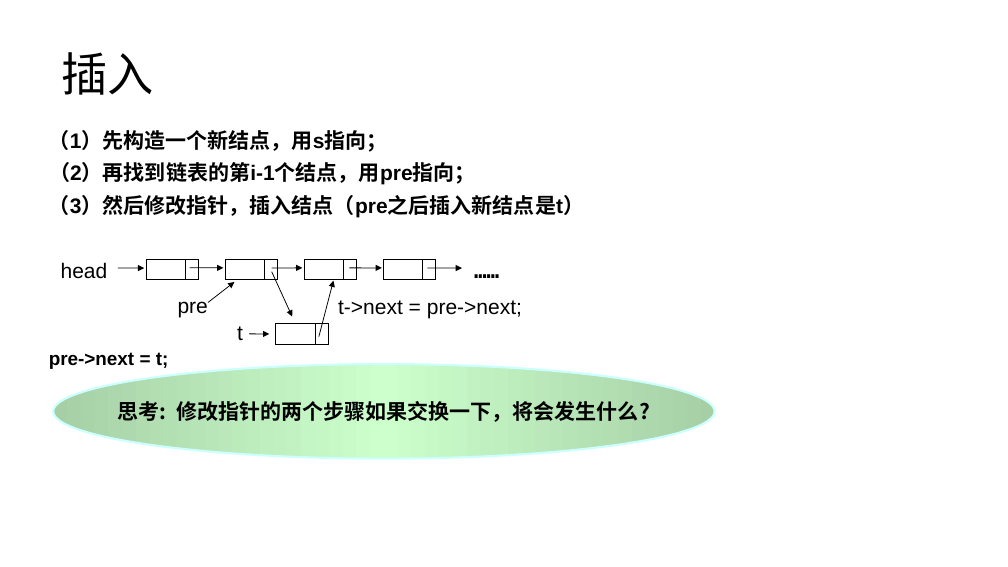
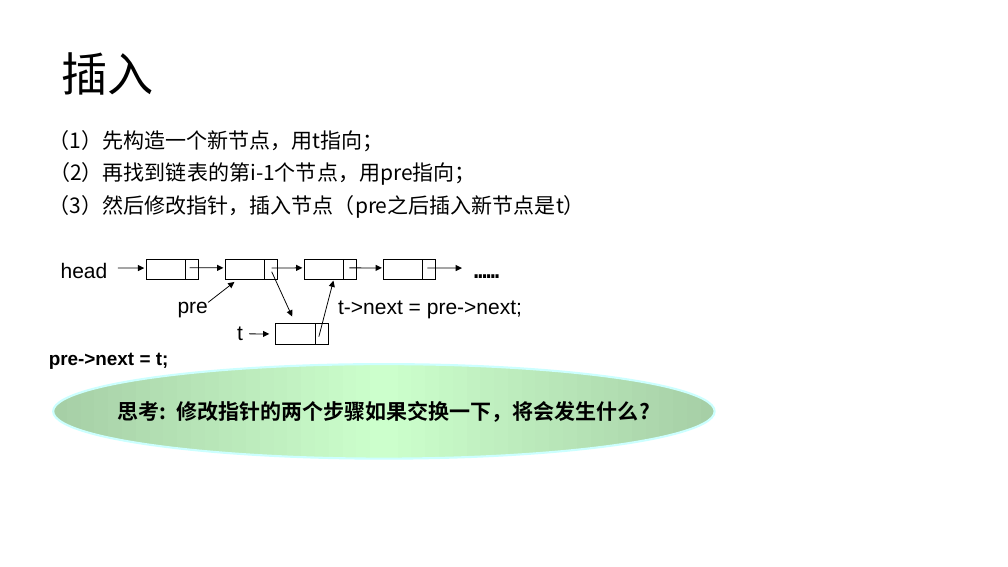
Before and after one commit to lezhang-thu/data-structure, a slide deck: slide 10 of linear-list/2022秋季-数据结构-第3章-线性结构a.pptx. Drawn at 1008x567 pixels with LibreOffice and Linux fonts; fonts in the diff are those of the drawing. Boxes give left, top, right and bottom in pixels: in the first picture for what was removed or moved away, otherwise in the second. Text is boxed around its words. In the diff, an @@ line names an element or a change of style, - is before the commit and + after.

```diff
--- a/linear-list/2022秋季-数据结构-第3章-线性结构a.pptx
+++ b/linear-list/2022秋季-数据结构-第3章-线性结构a.pptx
@@ text at (49,130,384,151): text changed; font Arial to Noto Sans CJK SC; bold off @@
-（1）先构造一个新结点，用s指向；
+（1）先构造一个新节点，用t指向；
@@ text at (49,162,476,185): text changed; font Arial to Noto Sans CJK SC; bold off @@
-（2）再找到链表的第i-1个结点，用pre指向；
+（2）再找到链表的第i-1个节点，用pre指向；
@@ text at (49,195,585,218): text changed; font Arial to Noto Sans CJK SC; bold off @@
-（3）然后修改指针，插入结点（pre之后插入新结点是t）
+（3）然后修改指针，插入节点（pre之后插入新节点是t）
```
Also in this commit, not shown: 11 other slides changed, 1 other file.
